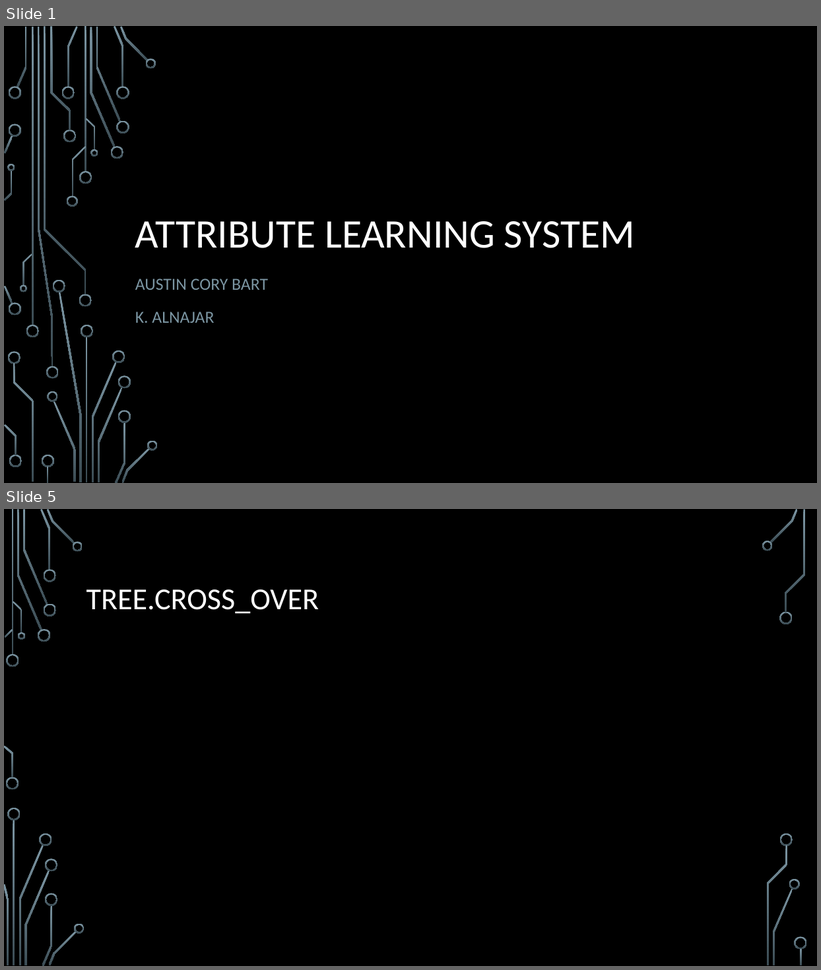
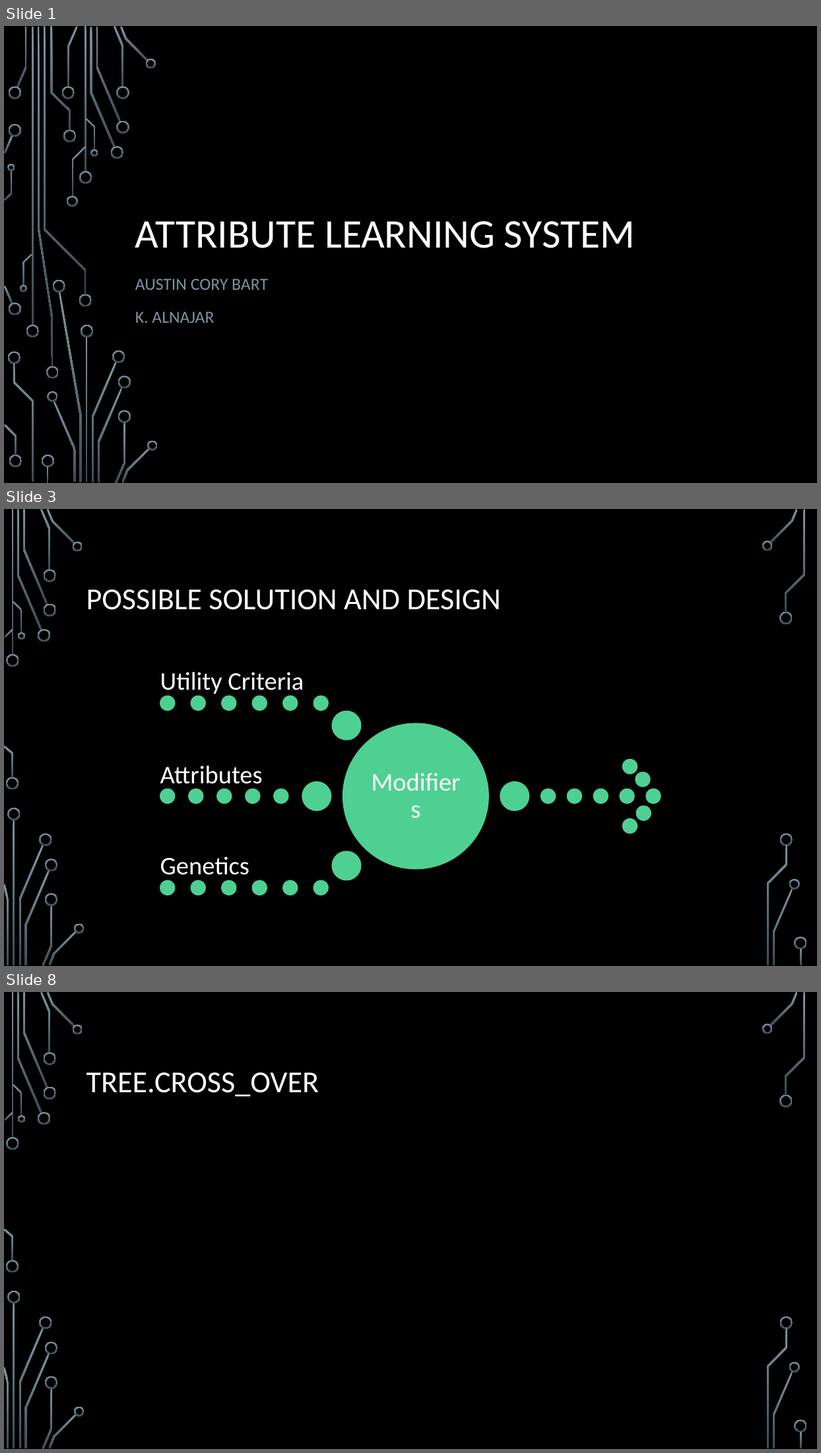
Before and after one commit to acbart/attribute-learning-system, a slide deck: presentation/Attribute Learning System Presentation.pptx. Shown one above the other, each under a label of ours: slides 1 and 5 before the commit, slides 1, 3 and 8 after it; the slides between them are not shown. The pictures are 821x970 and 821x1453 pixels, drawn with LibreOffice and Linux fonts; fonts in the diff are those of the drawing; background and template pictures are left out. Boxes give left, top, right and bottom in pixels: in the first picture for what was removed or moved away, otherwise in the second. Text is boxed around its words. In the diff, an @@ line names an element or a change of style, - is before the commit and + after.

```diff
--- a/presentation/Attribute Learning System Presentation.pptx
+++ b/presentation/Attribute Learning System Presentation.pptx
@@ slide 3 added at (4,509,817,966), background picture (left out); not listed: 36 template elements that a slide beside it also shows @@
@@ title added at (86,590,501,610), 36 pt, text #FFFFFF @@
+POSSIBLE SOLUTION AND DESIGN
@@ group added at (160,672,661,896): 31 ellipses, 4 texts @@
+Modifiers
+Utility Criteria
+Attributes
+Genetics
@@ what was slide 5 is now slide 8 @@
```
Also in this commit, not shown: 2 slides changed, 5 other slides added, 1 other file.
